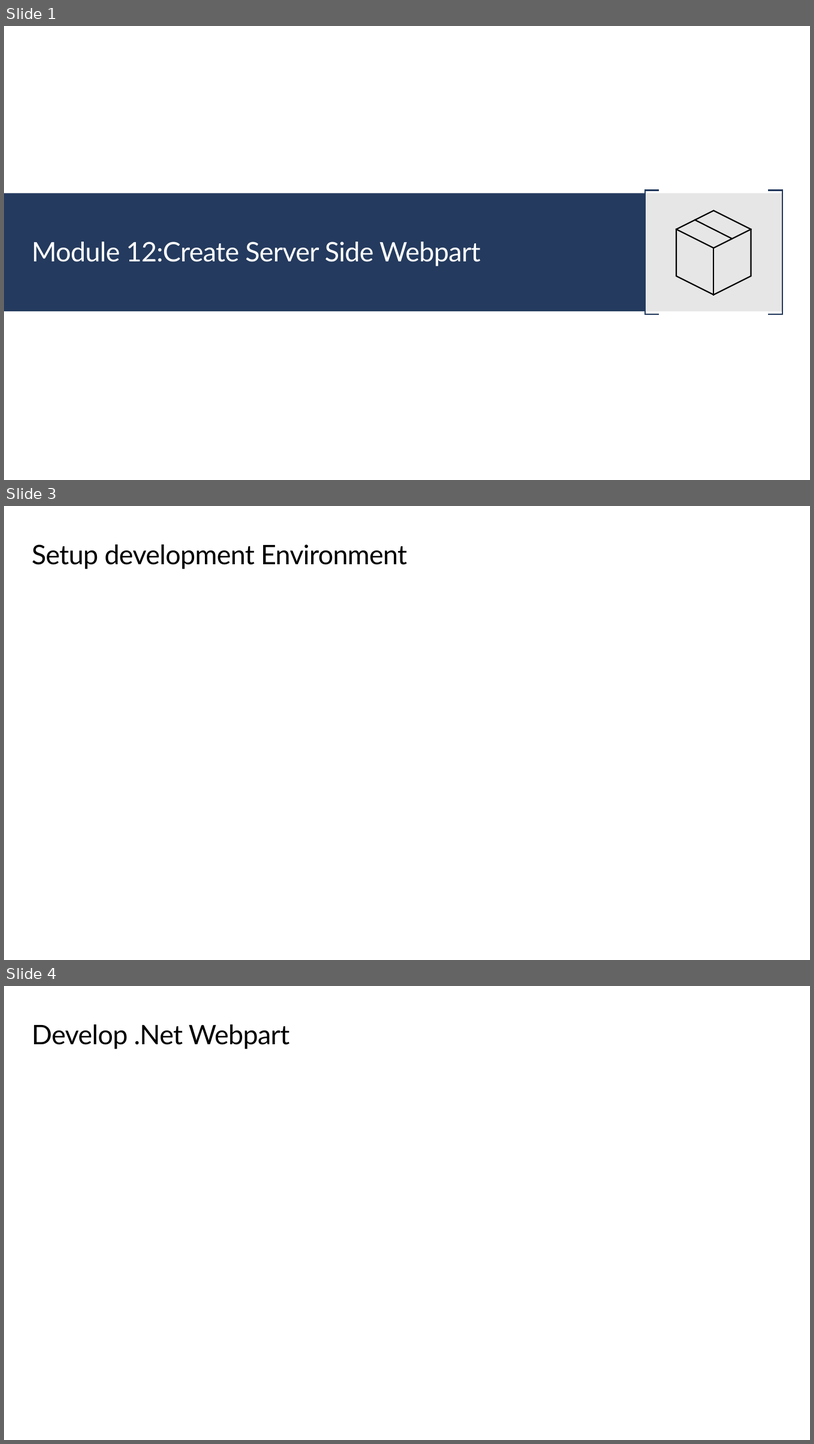
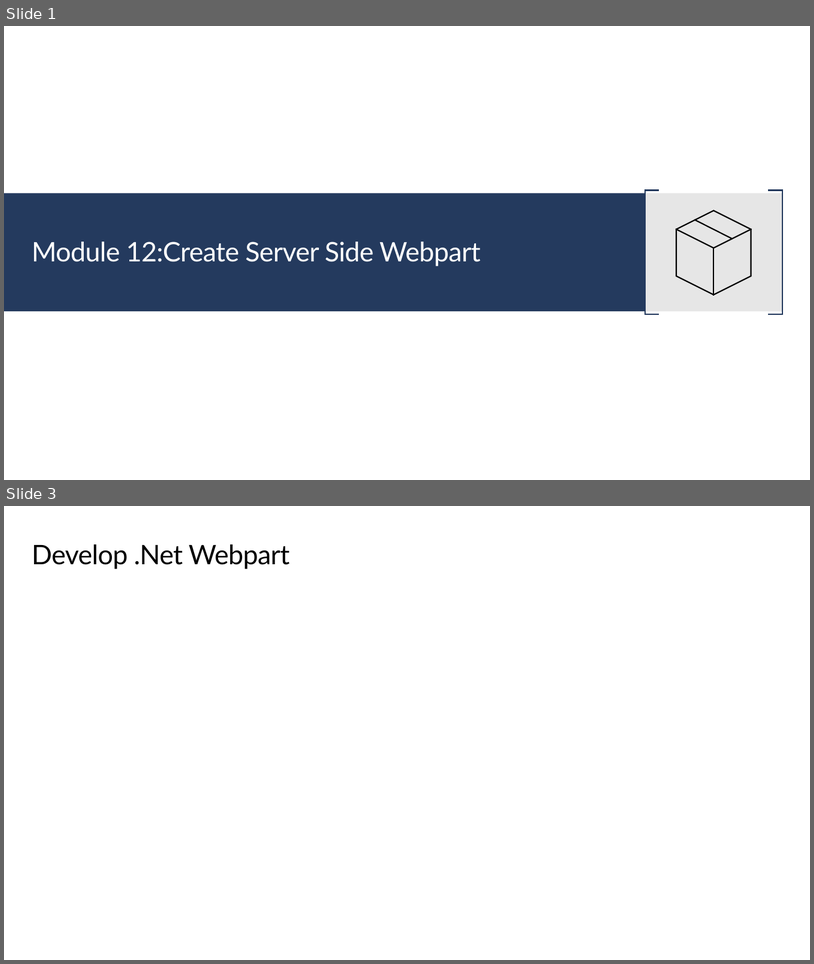
Before and after one commit to JPOWER4/SharePoint-2019-Training, a slide deck: Microsoft SharePoint 2019 Module 12.pptx. Shown one above the other, each under a label of ours: slides 1, 3 and 4 before the commit, slides 1 and 3 after it; the slides between them are not shown. The pictures are 814x1444 and 814x964 pixels, drawn with LibreOffice and Linux fonts; fonts in the diff are those of the drawing. Boxes give left, top, right and bottom in pixels: in the first picture for what was removed or moved away, otherwise in the second. Text is boxed around its words. In the diff, an @@ line names an element or a change of style, - is before the commit and + after.

```diff
--- a/Microsoft SharePoint 2019 Module 12.pptx
+++ b/Microsoft SharePoint 2019 Module 12.pptx
@@ slide 3 removed at [4, 506, 810, 960], background #FFFFFF @@
@@ title removed at [32, 544, 407, 569] @@
-Setup development Environment
@@ what was slide 4 is now slide 3 @@
```
Also in this commit, not shown: 1 slide changed, 1 other slide removed, 2 other files.
